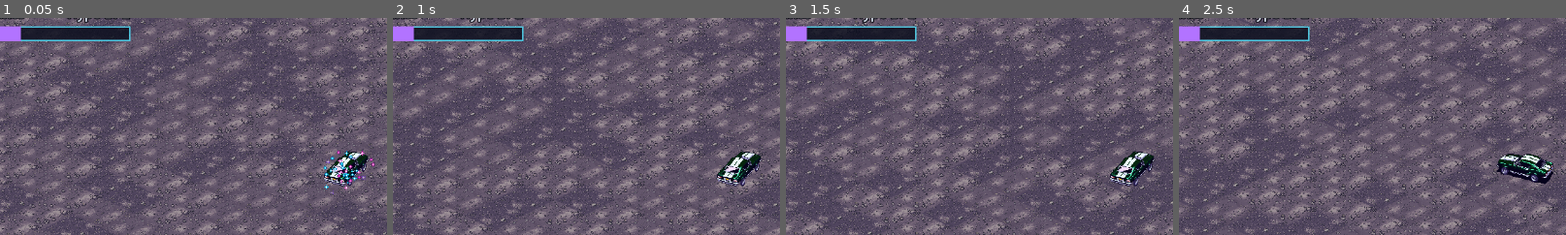
Above: before the commit, frames 1-4 (left to right).
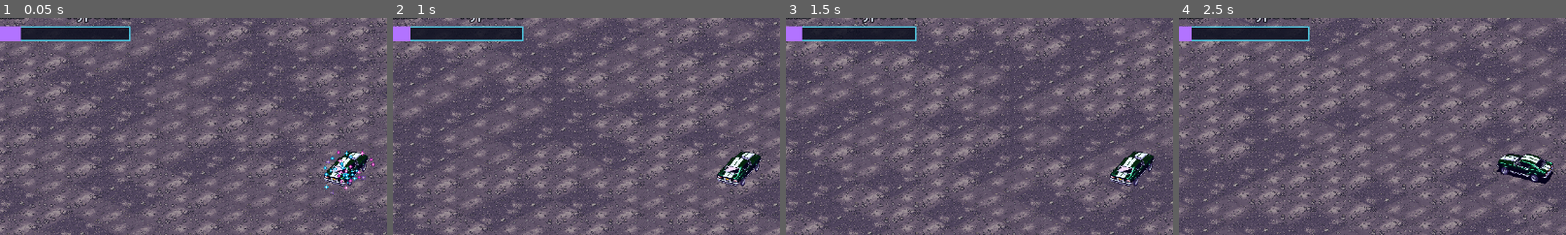
Above: after the commit, the same moments.

Repository: akyrat/solid-carbide-game
Game: Godot game, scene res://tests/fixtures/hud_from_menu_demo.tscn
Two runs of this game, one before a commit and one after it. Both use one fixed random seed, a clock stepped at 60 frames per second and the inputs below. This scene is started directly instead of the project's main scene.
Inputs (mouse positions are % of the whole screen's width and height, from its top left):
- Up to frame 1 (0.05 s): no input
- Up to frame 2 (1 s): tap Enter at 0.5 s; move the mouse to (45, 70) at 0.52 s; hold W (car_accelerate) from 0.53 s (still down); tap Tab (toggle_tuning_panel) at 0.6 s; click (45, 70) at 0.67 s
- Up to frame 3 (1.5 s): release W (car_accelerate) at 1.25 s; drag from (80, 65) to (45, 70) at 1.27 s
- Up to frame 4 (2.5 s): move the mouse to (20, 35) at 2.02 s; hold A (car_steer_left) from 2.03 s (still down); hold Shift from 2.03 s (still down)
The pictures show only the part of the screen within x 5-55%, y 15-65%; the shares and areas given below are measured in that part.

Frame 1 is identical in both runs. In frame 2, less than 0.1% of the frame differs, in the area x 4-6%, y 3-11%; in frame 3, 0.1%; in frame 4, 0.2%, in the area x 3-6%, y 3-11%.

Commit message:
T-115: likes drain once the combo has drained, tests, screenshot fixture, docs
Co-Authored-By: Claude Opus 5.5 <noreply@anthropic.com>

Diff:
--- a/game/scripts/run/run_state.gd
+++ b/game/scripts/run/run_state.gd
@@ -6,7 +6,10 @@
 ## challenges and from drifting, with level-ups and the level-up pause switch.
 ## Task T-081 adds the combo: tricks raise a multiplier on all XP gained,
 ## collisions (and damage to the car) cut it, and it drains when no trick
-## follows in time (numbers: res://data/combo.json, ComboData). Other agents'
+## follows in time (numbers: res://data/combo.json, ComboData). Task T-115
+## adds the likes drain: once the combo is back at "no combo", the XP in the
+## current level slowly goes down, never below 0, so the level never goes
+## down (numbers: res://data/run.json's likes_drain, RunData). Other agents'
 ## work plugs in through the signals and public
 ## functions below; game/README.md, "The run", lists them.
 ##
@@ -102,6 +105,9 @@
 ## Seconds since the last trick (or since the run started). The combo drains
 ## once this passes combo.json's drain_wait_seconds.
 var combo_idle := 0.0
+## Seconds the combo has been back at "no combo" (T-115). The likes drain runs
+## once this passes run.json's likes_drain extra_wait_seconds; a trick resets it.
+var likes_drain_idle := 0.0
 
 var _run_data: RunData
 var _combo_data: ComboData
@@ -130,6 +136,7 @@
 	drift_seconds_paid = 0
 	combo = _combo_data.start_multiplier()
 	combo_idle = 0.0
+	likes_drain_idle = 0.0
 	var was_waiting := not pending_choices.is_empty()
 	pending_choices.clear()
 	if was_waiting:
@@ -158,6 +165,7 @@
 	if shown_seconds() != shown_before:
 		time_left_changed.emit(time_left)
 	_drain_combo(seconds)
+	_drain_likes(seconds)
 	if not boss_time_sent and time_left <= BOSS_TIME_LEFT + EPSILON:
 		boss_time_sent = true
 		boss_time.emit()
@@ -272,6 +280,7 @@
 	var before := combo
 	combo = _combo_data.after_trick(combo, trick_id)
 	combo_idle = 0.0
+	likes_drain_idle = 0.0
 	combo_trick.emit(trick_id, combo - before, combo)
 	if combo != before:
 		combo_changed.emit(combo)
@@ -301,6 +310,49 @@
 	if draining > 0.0:
 		_set_combo(maxf(combo - draining * _combo_data.drain_per_second(),
 				_combo_data.start_multiplier()))
+
+
+## True when the combo is at "no combo" (combo.json's start_multiplier).
+func has_no_combo() -> bool:
+	return combo <= _combo_data.start_multiplier() + EPSILON
+
+
+## True while the likes drain is taking XP away: the combo is at "no combo",
+## the extra wait has passed, there is XP in the current level to lose, and
+## no weapon choice is waiting. Not at the top level (its bar is always empty).
+func is_likes_draining() -> bool:
+	if not running or not has_no_combo() or is_waiting_for_choice() or is_max_level():
+		return false
+	if xp <= 0.0 or _run_data.likes_drain_xp_per_second(level) <= 0.0:
+		return false
+	return likes_drain_idle >= _run_data.likes_drain_extra_wait_seconds() - EPSILON
+
+
+## The likes drain (T-115; Game loop architecture, Decisions, "Likes drain"):
+## while the combo is at "no combo", after run.json's extra wait, XP in the
+## current level goes down at RunData.likes_drain_xp_per_second(level),
+## stopping at 0: the level never goes down. A trick raises the combo, which
+## stops it. advance() runs only while the run is going and the tree is not
+## paused, so there is no drain while paused or after the run ends; it also
+## skips while a level-up's weapon choice is waiting. Sends xp_changed for
+## the HUD's likes bar whenever XP goes down.
+func _drain_likes(seconds: float) -> void:
+	if not has_no_combo():
+		likes_drain_idle = 0.0
+		return
+	var before_idle := likes_drain_idle
+	likes_drain_idle += seconds
+	if not running or is_waiting_for_choice() or is_max_level() or xp <= 0.0:
+		return
+	var wait := _run_data.likes_drain_extra_wait_seconds()
+	var draining := maxf(likes_drain_idle - wait, 0.0) - maxf(before_idle - wait, 0.0)
+	var rate := _run_data.likes_drain_xp_per_second(level)
+	if draining <= 0.0 or rate <= 0.0:
+		return
+	xp = maxf(xp - draining * rate, 0.0)
+	if xp < EPSILON:
+		xp = 0.0
+	xp_changed.emit(xp, xp_needed(), level)
 
 
 func _set_combo(value: float) -> void:
--- /dev/null
+++ b/game/tests/fixtures/likes_drain_demo.gd
@@ -0,0 +1,32 @@
+extends Node
+## Test fixture for screenshots of the likes drain (task T-115): opens the
+## game, presses Start, gives the run enough likes to reach level 2 with a
+## fifth of level 2's bar, then does nothing: no tricks, so the likes bar
+## empties and stops at empty with the level unchanged. Prints the time, XP
+## and level every half second, so each screenshot can be matched to them.
+
+var _state: RunState
+var _since_print := 0.0
+var _elapsed := 0.0
+
+
+func _ready() -> void:
+	var game: Node = preload("res://scenes/game/game.tscn").instantiate()
+	add_child(game)
+	game.menu.start_button.pressed.emit()
+	await get_tree().process_frame
+	await get_tree().process_frame
+	_state = game.run.state
+	_state.add_xp(_state.xp_needed() + RunData.new().xp_needed(2) * 0.2)
+	print("likes_drain_demo: start xp=%.2f/%.0f level=%d" % [_state.xp, _state.xp_needed(), _state.level])
+
+
+func _process(delta: float) -> void:
+	if _state == null:
+		return
+	_elapsed += delta
+	_since_print += delta
+	if _since_print >= 0.5:
+		_since_print = 0.0
+		print("likes_drain_demo: t=%.1fs xp=%.2f/%.0f level=%d combo=%.2f" % [
+				_elapsed, _state.xp, _state.xp_needed(), _state.level, _state.combo])
--- /dev/null
+++ b/game/tests/fixtures/likes_drain_demo.tscn
@@ -0,0 +1,6 @@
+[gd_scene load_steps=2 format=3]
+
+[ext_resource type="Script" path="res://tests/fixtures/likes_drain_demo.gd" id="1_demo"]
+
+[node name="LikesDrainDemo" type="Node"]
+script = ExtResource("1_demo")
--- /dev/null
+++ b/game/tests/unit/run/test_run_likes_drain.gd
@@ -0,0 +1,269 @@
+extends GutTest
+## Task T-115: the likes drain. Once the combo is back at "no combo", the XP in
+## the current level goes down at T-114's speed (RunData), never below 0, and
+## the level never goes down. A trick stops it. No drain while paused, while a
+## weapon choice waits, or after the run ends. xp_changed fires as it drains.
+
+const RunStateScript := preload("res://scripts/run/run_state.gd")
+const RunScene := preload("res://scenes/run/run.tscn")
+
+
+## RunData with the drain's extra wait set by the test.
+class RunDataWait extends RunData:
+	var wait := 0.0
+
+	func likes_drain_extra_wait_seconds() -> float:
+		return wait
+
+
+## RunData with the drain switched off.
+class RunDataOff extends RunData:
+	func likes_drain_enabled() -> bool:
+		return false
+
+
+var data := RunData.new()
+var combo_data := ComboData.new()
+var state: RunState
+var xp_events: Array = []
+var level_ups: Array = []
+
+
+func before_each() -> void:
+	state = _new_state(null)
+
+
+func after_each() -> void:
+	get_tree().paused = false
+
+
+func _new_state(run_data: RunData) -> RunState:
+	var s: RunState = RunStateScript.new(run_data)
+	add_child_autofree(s)
+	# Tests drive the clock by hand; the node's own _process would add time.
+	s.set_process(false)
+	s.start_run()
+	xp_events = []
+	level_ups = []
+	s.xp_changed.connect(func(x: float, n: float, l: int) -> void: xp_events.append([x, n, l]))
+	s.level_up.connect(func(l: int) -> void: level_ups.append(l))
+	return s
+
+
+func _simulate(seconds: float, step: float = 1.0 / 60.0) -> void:
+	var t := 0.0
+	while t < seconds - 0.0000001:
+		var dt := minf(step, seconds - t)
+		state.advance(dt)
+		t += dt
+
+
+## Seconds from a trick until the combo is back at "no combo": the wait,
+## then the drain of what the trick added.
+func _combo_gone_after(trick_id: String) -> float:
+	return combo_data.drain_wait_seconds() \
+			+ combo_data.trick_add(trick_id) / combo_data.drain_per_second()
+
+
+func test_the_drain_numbers_load() -> void:
+	assert_true(data.is_ok(), data.error)
+	assert_true(data.likes_drain_enabled())
+	assert_gt(data.likes_drain_xp_per_second(1), 0.0)
+
+
+func test_no_drain_while_the_combo_is_above_no_combo() -> void:
+	state.xp = 50.0
+	state.add_trick("alternate_drift")
+	assert_false(state.has_no_combo())
+	# Through the combo's own wait and most of its drain: likes stay put.
+	_simulate(_combo_gone_after("alternate_drift") - 0.1)
+	assert_gt(state.combo, combo_data.start_multiplier(), "the combo is still draining")
+	assert_eq(state.xp, 50.0, "no likes drain while there is a combo")
+	assert_false(state.is_likes_draining())
+
+
+func test_drain_starts_once_the_combo_is_gone() -> void:
+	state.xp = 50.0
+	state.add_trick("alternate_drift")
+	_simulate(_combo_gone_after("alternate_drift") + 0.1)
+	assert_true(state.has_no_combo(), "the combo has fully drained")
+	assert_lt(state.xp, 50.0, "the likes drain has started")
+	assert_true(state.is_likes_draining())
+
+
+func test_drain_speed_is_t114s_speed_at_level_1() -> void:
+	state.xp = 50.0
+	_simulate(5.0)
+	var expected := 50.0 - 5.0 * data.likes_drain_xp_per_second(1)
+	assert_almost_eq(state.xp, expected, 0.001)
+	assert_eq(state.level, 1)
+
+
+func test_drain_speed_follows_the_level() -> void:
+	state.level = 4
+	state.xp = 150.0
+	_simulate(3.0)
+	var expected := 150.0 - 3.0 * data.likes_drain_xp_per_second(4)
+	assert_almost_eq(state.xp, expected, 0.001)
+	assert_ne(data.likes_drain_xp_per_second(4), data.likes_drain_xp_per_second(1),
+			"T-114's speed is a share of each level's bar")
+
+
+func test_drain_speed_does_not_depend_on_frame_size() -> void:
+	state.xp = 50.0
+	_simulate(4.0, 0.5)
+	assert_almost_eq(state.xp, 50.0 - 4.0 * data.likes_drain_xp_per_second(1), 0.001)
+
+
+func test_a_trick_stops_the_drain() -> void:
+	state.xp = 50.0
+	_simulate(2.0)
+	var at_trick := state.xp
+	assert_lt(at_trick, 50.0, "draining before the trick")
+	state.add_trick("extended_drift")
+	assert_false(state.is_likes_draining(), "the trick stops it")
+	_simulate(_combo_gone_after("extended_drift") - 0.1)
+	assert_eq(state.xp, at_trick, "no drain until the combo has drained again")
+	_simulate(1.0)
+	assert_lt(state.xp, at_trick, "drains again once the combo is gone")
+
+
+func test_xp_never_goes_below_zero_and_the_level_stays() -> void:
+	state.add_xp(data.xp_needed(1) * 1.1)
+	assert_eq(state.level, 2)
+	level_ups.clear()
+	_simulate(30.0)
+	assert_eq(state.xp, 0.0, "stops at the start of the level")
+	assert_eq(state.level, 2, "the level never goes down")
+	assert_false(state.is_likes_draining(), "nothing left to drain")
+
+
+func test_a_long_drain_never_goes_below_the_level() -> void:
+	state.level = 6
+	state.xp = 200.0
+	xp_events.clear()
+	_simulate(400.0, 0.1)
+	assert_true(state.is_running(), "still before 0:00")
+	assert_eq(state.xp, 0.0)
+	assert_eq(state.level, 6, "level unchanged after a long drain")
+	assert_eq(level_ups, [], "no level change signals")
+	for e in xp_events:
+		assert_gte(e[0], 0.0, "xp_changed never below 0")
+		assert_eq(e[2], 6, "xp_changed always at the same level")
+
+
+func test_the_drain_sends_xp_changed_as_it_drains() -> void:
+	state.xp = 3.0
+	xp_events.clear()
+	_simulate(1.0)
+	assert_gt(xp_events.size(), 10, "xp_changed fires as XP goes down")
+	var last := 3.0
+	for e in xp_events:
+		assert_lt(e[0], last, "each one lower")
+		assert_eq(e[1], data.xp_needed(1), "with the level's bar")
+		assert_eq(e[2], 1)
+		last = e[0]
+	assert_eq(xp_events.back()[0], state.xp)
+	_simulate(5.0)
+	assert_eq(state.xp, 0.0)
+	var count := xp_events.size()
+	_simulate(2.0)
+	assert_eq(xp_events.size(), count, "no more signals once the bar is empty")
+
+
+func test_no_drain_after_the_run_ends() -> void:
+	state.xp = 50.0
+	state.kaiju_killed()
+	_simulate(5.0)
+	assert_eq(state.xp, 50.0)
+	assert_false(state.is_likes_draining())
+
+
+func test_no_drain_after_the_clock_runs_out() -> void:
+	state.xp = 50.0
+	state.advance(RunState.RUN_SECONDS)
+	assert_false(state.is_running())
+	var left := state.xp
+	_simulate(5.0)
+	assert_eq(state.xp, left)
+
+
+func test_no_drain_while_the_tree_is_paused() -> void:
+	state.set_process(true)
+	state.xp = 50.0
+	await wait_physics_frames(5)
+	assert_lt(state.xp, 50.0, "drains on its own while not paused")
+	get_tree().paused = true
+	var frozen := state.xp
+	await wait_physics_frames(60)
+	assert_eq(state.xp, frozen, "paused: no drain")
+	get_tree().paused = false
+	await wait_physics_frames(60)
+	assert_lt(state.xp, frozen, "unpaused: it drains again")
+
+
+func test_no_drain_while_a_weapon_choice_waits() -> void:
+	state.pause_on_level_up = true
+	state.add_xp(data.xp_needed(1) * 1.2)
+	assert_true(state.is_waiting_for_choice())
+	var left := state.xp
+	assert_gt(left, 0.0)
+	_simulate(3.0)
+	assert_eq(state.xp, left, "no drain while the choice is on show")
+	state.choice_made()
+	_simulate(1.0)
+	assert_lt(state.xp, left, "drains after the choice")
+
+
+func test_no_drain_at_the_top_level() -> void:
+	state.level = data.max_level()
+	state.xp = 0.0
+	xp_events.clear()
+	_simulate(5.0)
+	assert_eq(state.level, data.max_level())
+	assert_eq(xp_events, [], "nothing to drain at the top level")
+
+
+func test_extra_wait_delays_the_drain() -> void:
+	var rd := RunDataWait.new()
+	rd.wait = 1.5
+	state = _new_state(rd)
+	state.xp = 50.0
+	_simulate(1.4)
+	assert_eq(state.xp, 50.0, "waiting")
+	_simulate(1.6)
+	assert_almost_eq(state.xp, 50.0 - 1.5 * data.likes_drain_xp_per_second(1), 0.001)
+	state.add_trick("extended_drift")
+	_simulate(_combo_gone_after("extended_drift") + 1.4)
+	var after := state.xp
+	_simulate(0.05)
+	assert_eq(state.xp, after, "the wait starts again after a trick")
+
+
+func test_switched_off_means_no_drain() -> void:
+	state = _new_state(RunDataOff.new())
+	state.xp = 50.0
+	_simulate(5.0)
+	assert_eq(state.xp, 50.0)
+
+
+func test_a_new_run_resets_the_drain_wait() -> void:
+	_simulate(3.0)
+	assert_gt(state.likes_drain_idle, 0.0)
+	state.start_run()
+	assert_eq(state.likes_drain_idle, 0.0)
+
+
+func test_the_hud_likes_bar_empties_in_a_run() -> void:
+	var run: Node2D = RunScene.instantiate()
+	add_child_autofree(run)
+	var s: RunState = run.state
+	s.add_xp(s.xp_needed() * 0.5)
+	var bar: ProgressBar = run.hud.likes_bar
+	var start_value := bar.value
+	# The bar rounds to whole likes (its step is 1), so allow 1 either way.
+	assert_almost_eq(start_value, s.xp, 1.0)
+	await wait_seconds(1.5)
+	assert_lt(bar.value, start_value, "the likes bar goes down with no tricks")
+	assert_almost_eq(bar.value, s.xp, 1.0, "the bar follows the run's XP")
+	assert_eq(s.level, 1)
Not shown, added: game/tests/fixtures/likes_drain_demo.gd.uid
Not shown, added: game/tests/unit/run/test_run_likes_drain.gd.uid
Not shown, changed: docs/game-loop-architecture.md
Not shown, changed: game/README.md
